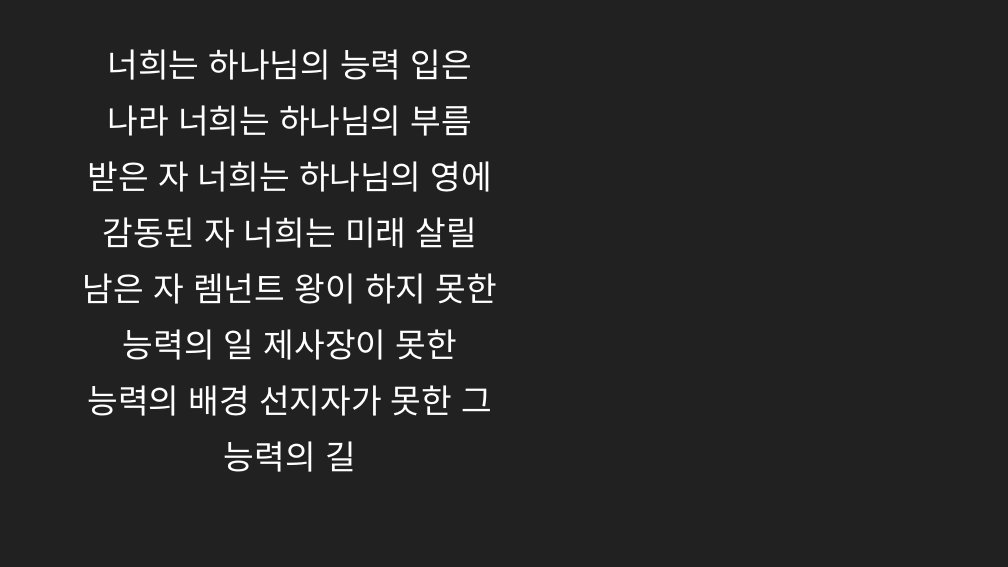
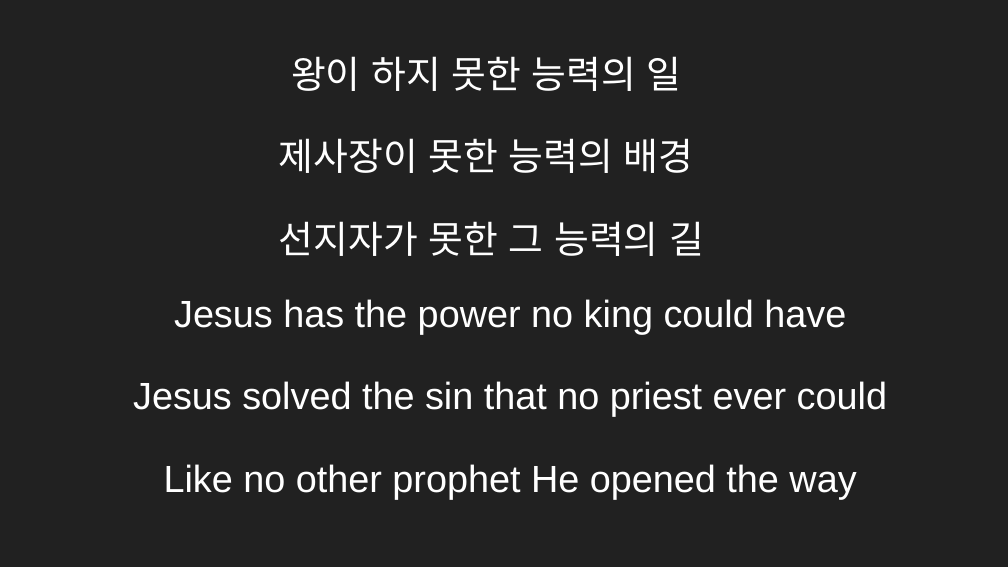
Before and after one commit to MiniMinja/ForSunday, a slide deck: slide 23 of postwor.pptx (slide 12 before the commit). Drawn at 1008x567 pixels with LibreOffice and Linux fonts; fonts in the diff are those of the drawing. Boxes give left, top, right and bottom in pixels: in the first picture for what was removed or moved away, otherwise in the second. Text is boxed around its words. In the diff, an @@ line names an element or a change of style, - is before the commit and + after.

```diff
--- a/postwor.pptx
+++ b/postwor.pptx
@@ text at (279,56,704,256): text changed; size 23.8 to 27 pt @@
-너희는 하나님의 능력 입은 나라 너희는 하나님의 부름 받은 자 너희는 하나님의 영에 감동된 자 너희는 미래 살릴 남은 자 렘넌트 왕이 하지 못한 능력의 일 제사장이 못한 능력의 배경 선지자가 못한 그 능력의 길
+왕이 하지 못한 능력의 일
+제사장이 못한 능력의 배경
+선지자가 못한 그 능력의 길
@@ text added at (133,299,887,499), 27 pt, text #FFFFFF @@
+Jesus has the power no king could have
+Jesus solved the sin that no priest ever could
+Like no other prophet He opened the way
```
Also in this commit, not shown: 23 slides added, 11 slides removed.
